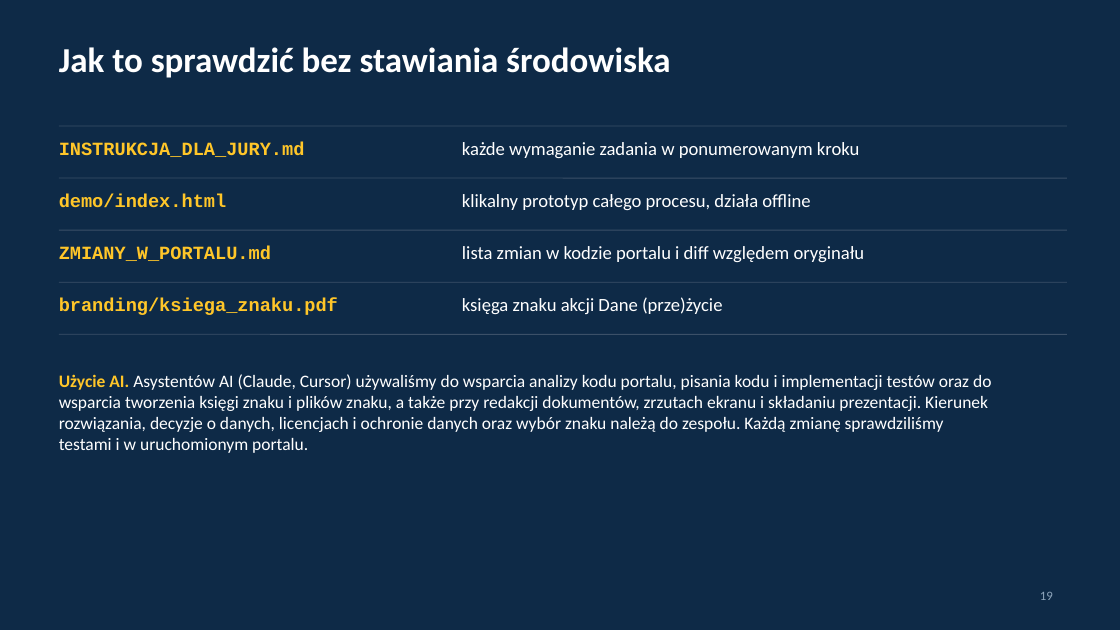
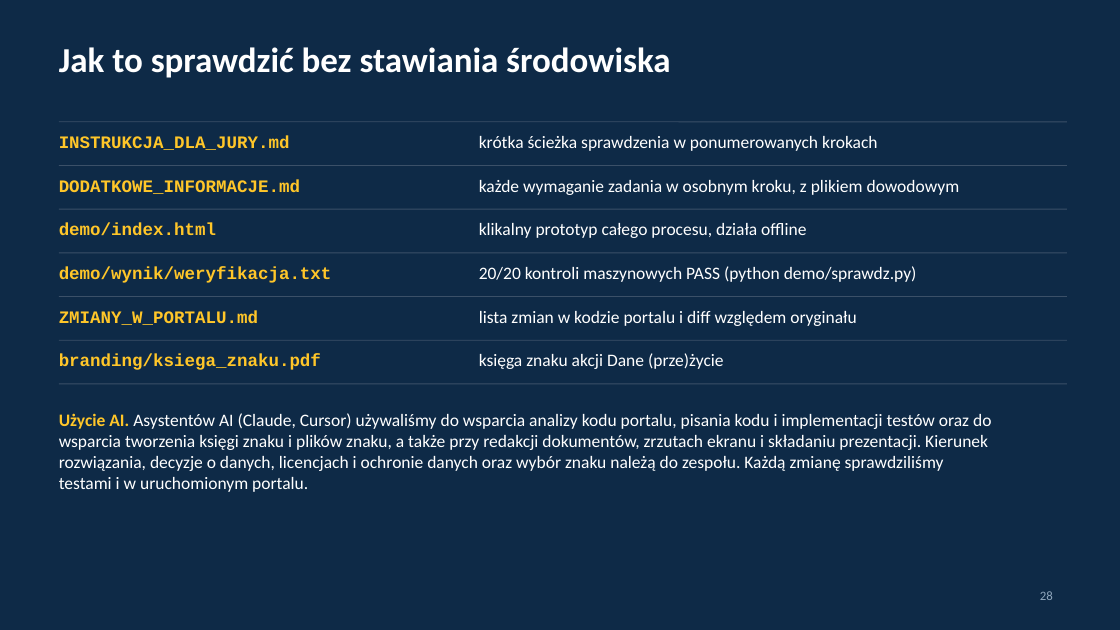
Before and after one commit to Bleidhu/Hack_Nation_2026_Open_AED, a slide deck: slide 28 of ZGLOSZENIE/prezentacja/dane_przezycie_prezentacja.pptx (slide 19 before the commit). Drawn at 1120x630 pixels with LibreOffice and Linux fonts; fonts in the diff are those of the drawing. Boxes give left, top, right and bottom in pixels: in the first picture for what was removed or moved away, otherwise in the second. Text is boxed around its words. In the diff, an @@ line names an element or a change of style, - is before the commit and + after.

Commit message:
ZGLOSZENIE: kopie materiałów v2.1.0, PDF instrukcji, przykłady opisu XML, łatka portalu i teksty do formularza

```diff
--- a/ZGLOSZENIE/prezentacja/dane_przezycie_prezentacja.pptx
+++ b/ZGLOSZENIE/prezentacja/dane_przezycie_prezentacja.pptx
@@ line moved from (59, 126) - (1067, 126) to (59, 122) - (1067, 122) @@
@@ text at box(479, 136, 878, 151): text changed; size 16 to 15 pt @@
-każde wymaganie zadania w ponumerowanym kroku
+krótka ścieżka sprawdzenia w ponumerowanych krokach
@@ line moved from (59, 178) - (1067, 178) to (59, 166) - (1067, 166) @@
@@ line moved from (59, 230) - (1067, 230) to (59, 209) - (1067, 209) @@
@@ text added at box(59, 180, 300, 194), 15 pt, text #FFC629, bold @@
+DODATKOWE_INFORMACJE.md
@@ text added at box(479, 180, 960, 195), 15 pt, text #FFFFFF @@
+każde wymaganie zadania w osobnym kroku, z plikiem dowodowym
@@ text "demo/index.html": place and size @@
-text "demo/index.html" at box(59, 194, 227, 208)
+text "demo/index.html" at box(59, 223, 216, 236)
@@ text "klikalny prototyp całego procesu, działa ...": place and size @@
-text "klikalny prototyp całego procesu, działa ..." at box(462, 194, 810, 210)
+text "klikalny prototyp całego procesu, działa ..." at box(479, 223, 806, 238)
@@ line moved from (59, 282) - (1067, 282) to (59, 253) - (1067, 253) @@
@@ text added at box(59, 267, 332, 283), 15 pt, text #FFC629, bold @@
+demo/wynik/weryfikacja.txt
@@ text added at box(479, 266, 917, 282), 15 pt, text #FFFFFF @@
+20/20 kontroli maszynowych PASS (python demo/sprawdz.py)
@@ line moved from (59, 334) - (1067, 334) to (59, 297) - (1067, 297) @@
@@ size 16 to 15 pt in 7 elements at box(59, 136, 290, 150), box(479, 223, 806, 238), box(59, 223, 216, 236), box(479, 353, 724, 369), box(59, 354, 321, 370), box(479, 311, 856, 326), box(59, 311, 258, 325) @@
@@ text "ZMIANY_W_PORTALU.md": place and size @@
-text "ZMIANY_W_PORTALU.md" at box(59, 246, 271, 261)
+text "ZMIANY_W_PORTALU.md" at box(59, 311, 258, 325)
@@ text "lista zmian w kodzie portalu ...": place and size @@
-text "lista zmian w kodzie portalu ..." at box(462, 246, 865, 262)
+text "lista zmian w kodzie portalu ..." at box(479, 311, 856, 326)
@@ text "branding/ksiega_znaku.pdf": place and size @@
-text "branding/ksiega_znaku.pdf" at box(59, 298, 338, 315)
+text "branding/ksiega_znaku.pdf" at box(59, 354, 321, 370)
@@ line added from (59, 340) to (1067, 340), #3B5068 0.75 pt @@
@@ text "księga znaku akcji Dane (prze)życie": place and size @@
-text "księga znaku akcji Dane (prze)życie" at box(462, 297, 722, 314)
+text "księga znaku akcji Dane (prze)życie" at box(479, 353, 724, 369)
@@ line added from (59, 384) to (1067, 384), #3B5068 0.75 pt @@
@@ text "Użycie AI. Asystentów AI (Claude, ...": place and size @@
-text "Użycie AI. Asystentów AI (Claude, ..." at box(59, 374, 991, 453)
+text "Użycie AI. Asystentów AI (Claude, ..." at box(59, 413, 991, 492)
@@ page number at box(1040, 591, 1053, 600): text changed @@
-19
+28
```
Also in this commit, not shown: 12 other slides changed, 9 slides added, 53 other files.
